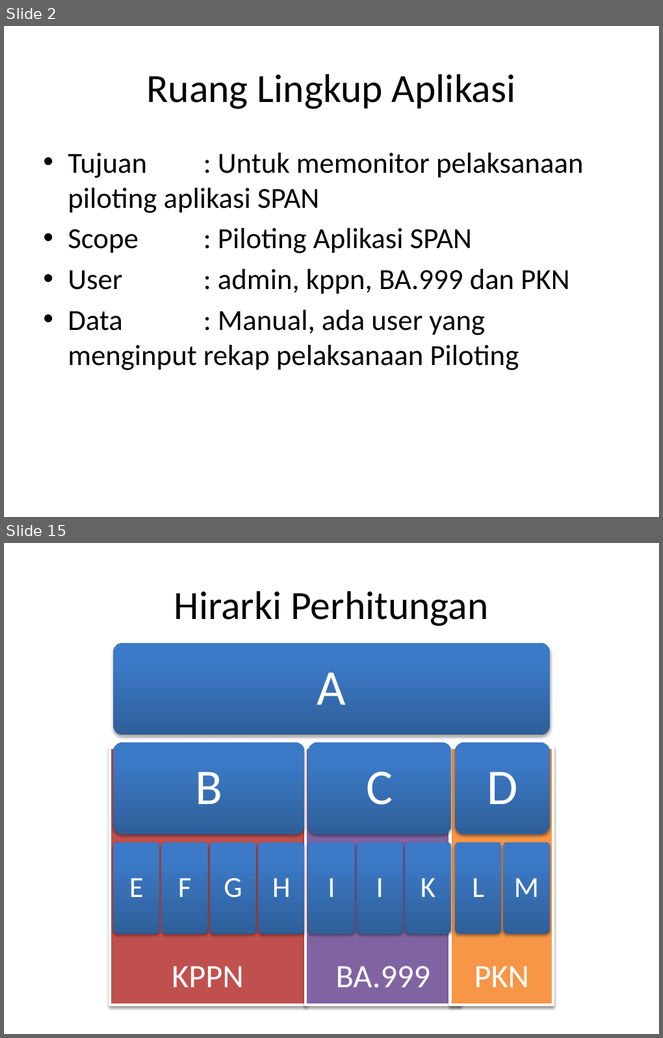
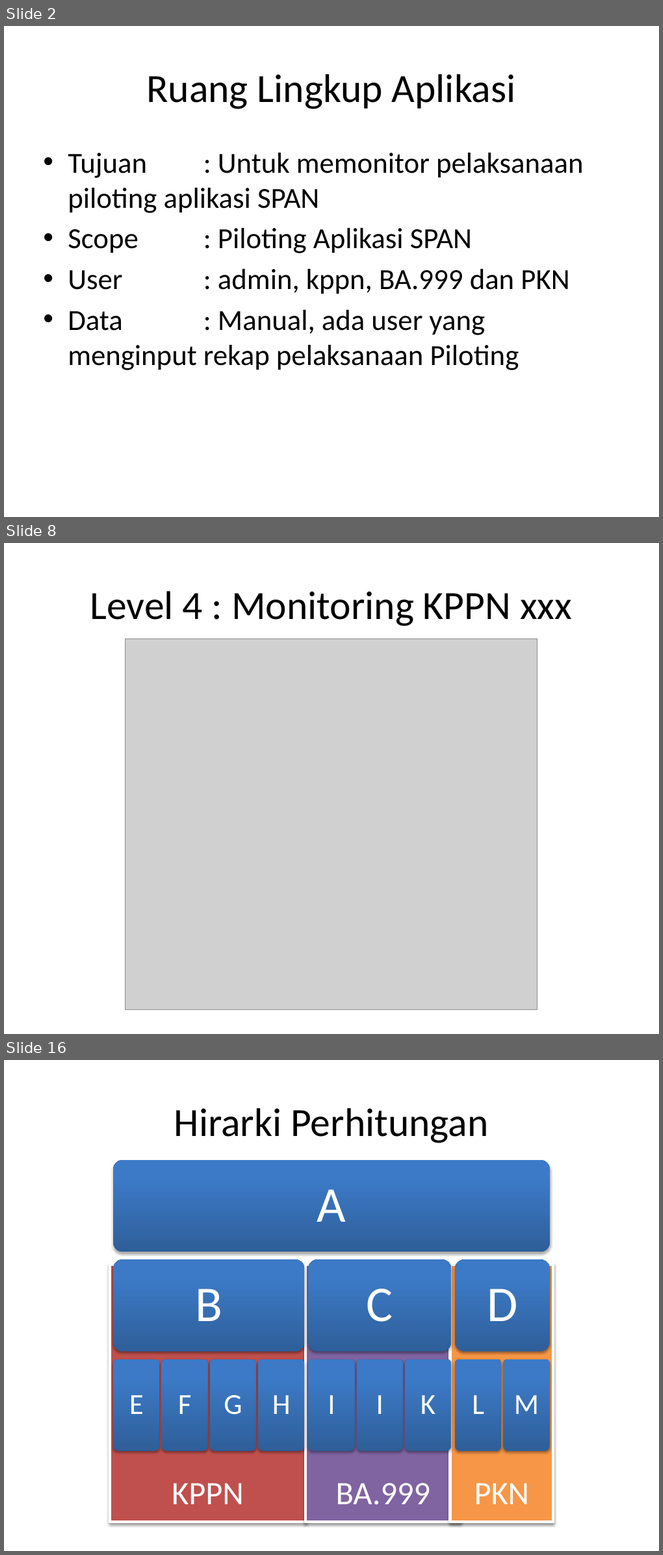
Before and after one commit to ernestina/rollout-span, a slide deck: files/persentasi.pptx. Shown one above the other, each under a label of ours: slides 2 and 15 before the commit, slides 2, 8 and 16 after it; the slides between them are not shown. The pictures are 663x1038 and 663x1555 pixels, drawn with LibreOffice and Linux fonts; fonts in the diff are those of the drawing; grey boxes stand for pictures. Boxes give left, top, right and bottom in pixels: in the first picture for what was removed or moved away, otherwise in the second. Text is boxed around its words. In the diff, an @@ line names an element or a change of style, - is before the commit and + after.

```diff
--- a/files/persentasi.pptx
+++ b/files/persentasi.pptx
@@ slide 8 added at [4,543,659,1034], background #FFFFFF @@
@@ title added at [90,591,572,626], 44 pt, text #000000 @@
+Level 4 : Monitoring KPPN xxx
@@ picture added at [125,639,538,1010] @@
@@ what was slide 15 is now slide 16 @@
```
Also in this commit, not shown: 10 slides changed, 2 other slides added, 2 slides removed, 2 other files.
